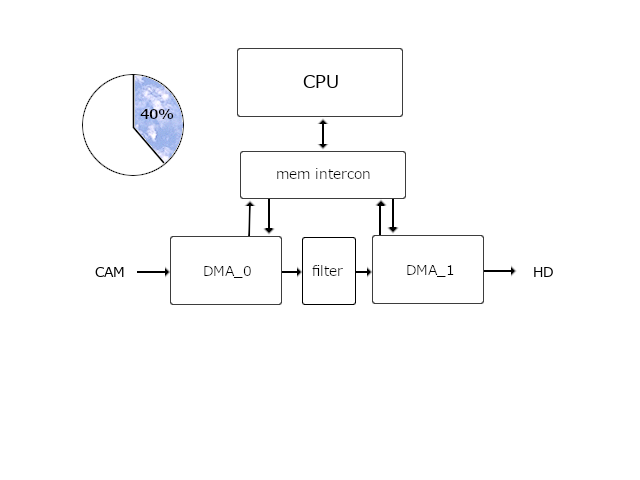
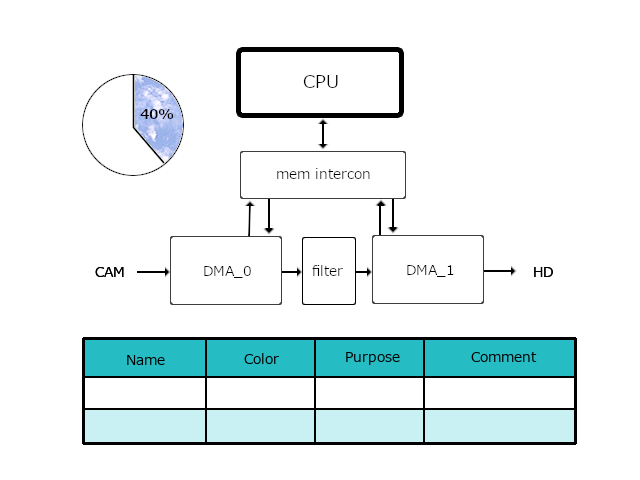
Layer changes from the first 640 x 480 image to the second:
removed layer "レイヤー #1" over [95, 151, 553, 305]
removed layer "四角枠パーツ" over [237, 48, 403, 117]
added layer "Table Label" above "貼り付けられたレイヤー" over [127, 352, 537, 365]
added layer "貼り付けられたレイヤー" above "レイヤー" over [95, 47, 553, 305]
added layer "レイヤー" above "矢印" over [82, 48, 577, 445]
hid "背景" over [82, 47, 577, 445]
